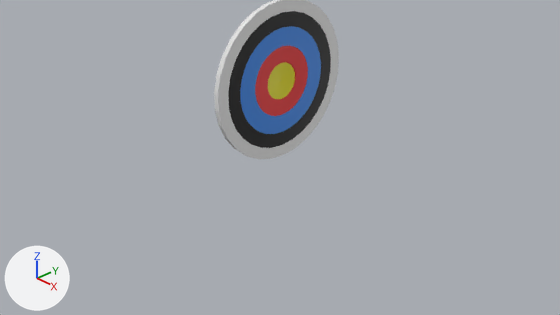
A saved change to the Blender file VRBase/Assets/Models/Archery/Shooting Range probe.blend.
The view is the same before and after, from the file's camera 'Camera'. Arrows for +X, +Y and +Z are at lower left; the lights stay in place.
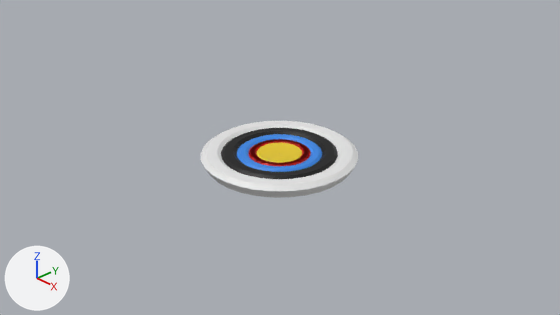
Changed parts and their boxes (x1, y1, x2, y2) in the pictures (560 x 315 px):
'Torus.002', recoloured, reshaped, moved, rescaled, turned: before (214, 0, 339, 159); after (237, 134, 322, 172)
'Torus.009', added: after (201, 121, 358, 198)
'Torus.003', recoloured, reshaped, moved, rescaled, turned: before (240, 26, 321, 134); after (248, 139, 311, 166)
'Torus.004', recoloured, moved, rescaled, turned (not visible afterwards): before (228, 11, 331, 148)
'Torus.005', recoloured, reshaped, moved, rescaled, turned: before (255, 46, 308, 116); after (257, 143, 302, 163)
'Torus.001', reshaped, moved, rescaled, turned (not visible before): after (221, 128, 338, 179)
'Torus.006', deleted (yellow): before (268, 62, 295, 99)

Patch to the scene script:
```diff
--- a/VRBase/Assets/Models/Archery/Shooting Range probe.blend.py
+++ b/VRBase/Assets/Models/Archery/Shooting Range probe.blend.py
@@ me_torus_002 @@
 # used by ob_torus_002; location = (-0.023, 0.0, 1.128); rotation_euler = (0.0, 1.573, 0.0), in degrees (0, 90, 0); scale = (1.0, 1.0, 0.594)
-me_torus_002.from_pydata(...)  # 180 vertices, 180 faces; spans x -1.14..1.14, y -1.14..1.14, z -0.14..0.14
-me_torus_002.materials.append(mat_material_001)  # white #e7e7e7
+me_torus_002.from_pydata(...)  # 180 vertices, 180 faces; spans x -1.14..1.14, y -1.13..1.13, z -0.14..0.05
+# me_torus_002 part 2: 90 of 180 vertices moved; they spanned x -1.14..1.14, y -1.14..1.14, z 0.0..0.14 and now span x -1.06..1.06, y -1.05..1.05, z 0.0..0.05; mean shift (0.0, 0.0, -0.06); largest move (1.12, 0.24, 0.14) -> (1.04, 0.22, 0.05)
+me_torus_002.materials.append(mat_torus_4)  # blue #3487e7
@@ me_torus_003 @@
 # used by ob_torus_001; location = (-0.009, 0.0, 1.128); rotation_euler = (0.0, 1.573, 0.0), in degrees (0, 90, 0); scale = (0.849, 0.849, 0.504)
-me_torus_003.from_pydata(...)  # 180 vertices, 180 faces; spans x -1.14..1.14, y -1.14..1.14, z -0.14..0.14
+me_torus_003.from_pydata(...)  # 180 vertices, 180 faces; spans x -1.14..1.14, y -1.13..1.13, z -0.14..0.05
+# me_torus_003 part 1: 90 of 180 vertices moved; they spanned x -1.14..1.14, y -1.14..1.14, z 0.0..0.14 and now span x -1.06..1.06, y -1.05..1.05, z 0.0..0.05; mean shift (0.0, 0.0, -0.06); largest move (1.12, 0.24, 0.14) -> (1.04, 0.22, 0.05)
 me_torus_003.materials.append(mat_torus_2)
@@ me_torus_005 @@
 # used by ob_torus_003; location = (0.003, 0.0, 1.128); rotation_euler = (0.0, 1.573, 0.0), in degrees (0, 90, 0); scale = (0.67, 0.67, 0.398)
-me_torus_005.from_pydata(...)  # 180 vertices, 180 faces; spans x -1.14..1.14, y -1.14..1.14, z -0.14..0.14
-me_torus_005.materials.append(mat_torus_4)  # blue #3487e7
+me_torus_005.from_pydata(...)  # 180 vertices, 180 faces; spans x -1.14..1.14, y -1.13..1.13, z -0.14..0.05
+# me_torus_005 part 3: 120 of 180 vertices moved; they spanned x -1.14..1.14, y -1.14..1.14, z -0.12..0.14 and now span x -1.06..1.06, y -1.05..1.05, z -0.14..0.05; mean shift (0.0, 0.0, -0.04); largest move (0.57, -0.41, -0.12) -> (0.73, -0.53, -0.14)
@@ me_torus_006 @@
 me_torus_006.from_pydata(...)  # 180 vertices, 180 faces; spans x -1.14..1.14, y -1.14..1.14, z -0.14..0.14
+me_torus_006.materials.append(mat_material_003)  # red #e70f00
@@ me_torus_007 @@
 # used by ob_torus_005; location = (0.019, 0.0, 1.128); rotation_euler = (0.0, 1.573, 0.0), in degrees (0, 90, 0); scale = (0.44, 0.44, 0.261)
-me_torus_007.from_pydata(...)  # 180 vertices, 180 faces; spans x -1.14..1.14, y -1.14..1.14, z -0.14..0.14
-me_torus_007.materials.append(mat_torus_5)  # red #e72528
+me_torus_007.from_pydata(...)  # 180 vertices, 180 faces; spans x -1.14..1.14, y -1.13..1.13, z -0.14..0.05
+# me_torus_007 part 4: 120 of 180 vertices moved; they spanned x -1.14..1.14, y -1.14..1.14, z -0.1..0.14 and now span x -1.06..1.06, y -1.05..1.05, z -0.03..0.05; mean shift (0.0, 0.0, -0.04); largest move (0.49, 0.36, 0.11) -> (0.01, 0.01, -0.03)
+me_torus_007.materials.append(mat_material_002)  # yellow #e7c81f
@@ ob_torus_002 @@
 ob_torus_002 = bpy.data.objects.new('Torus.002', me_torus_002)
-ob_torus_002.location = (-0.023, 0.0, 1.128)
-ob_torus_002.rotation_euler = (0.0, 1.573, 0.0)  # degrees (0, 90, 0)
-ob_torus_002.scale = (1.0, 1.0, 0.594)
+ob_torus_002.location = (0.0, 0.0, 0.009)
+ob_torus_002.scale = (0.546, 0.546, 0.546)
@@ ob_torus_001 @@
 ob_torus_001 = bpy.data.objects.new('Torus.001', me_torus_003)
-ob_torus_001.location = (-0.009, 0.0, 1.128)
-ob_torus_001.rotation_euler = (0.0, 1.573, 0.0)  # degrees (0, 90, 0)
-ob_torus_001.scale = (0.849, 0.849, 0.504)
+ob_torus_001.location = (0.0, 0.0, 0.009)
+ob_torus_001.scale = (0.75, 0.75, 0.75)
@@ ob_torus_003 @@
 ob_torus_003 = bpy.data.objects.new('Torus.003', me_torus_005)
-ob_torus_003.location = (0.003, 0.0, 1.128)
-ob_torus_003.rotation_euler = (0.0, 1.573, 0.0)  # degrees (0, 90, 0)
-ob_torus_003.scale = (0.67, 0.67, 0.398)
+ob_torus_003.location = (0.0, 0.0, 0.009)
+ob_torus_003.scale = (0.397, 0.397, 0.397)
@@ ob_torus_004 @@
 ob_torus_004 = bpy.data.objects.new('Torus.004', me_torus_006)
-ob_torus_004.location = (-0.009, 0.0, 1.128)
-ob_torus_004.rotation_euler = (0.0, 1.573, 0.0)  # degrees (0, 90, 0)
-ob_torus_004.scale = (0.849, 0.849, 0.504)
+ob_torus_004.location = (0.0, 0.0, 0.009)
+ob_torus_004.scale = (0.397, 0.397, 0.397)
@@ ob_torus_005 @@
 ob_torus_005 = bpy.data.objects.new('Torus.005', me_torus_007)
-ob_torus_005.location = (0.019, 0.0, 1.128)
-ob_torus_005.rotation_euler = (0.0, 1.573, 0.0)  # degrees (0, 90, 0)
-ob_torus_005.scale = (0.44, 0.44, 0.261)
+ob_torus_005.location = (0.0, 0.0, 0.009)
+ob_torus_005.scale = (0.298, 0.298, 0.298)
@@ ob_torus_006 @@
-ob_torus_006 = bpy.data.objects.new('Torus.006', me_torus_008)
@@ ob_torus_009 @@
+ob_torus_009 = bpy.data.objects.new('Torus.009', me_torus_009)  # 180 vertices, 180 faces; spans x -1.14..1.14, y -1.13..1.13, z -0.14..0.05
+ob_torus_009.location = (0.0, 0.0, 0.0)
```
